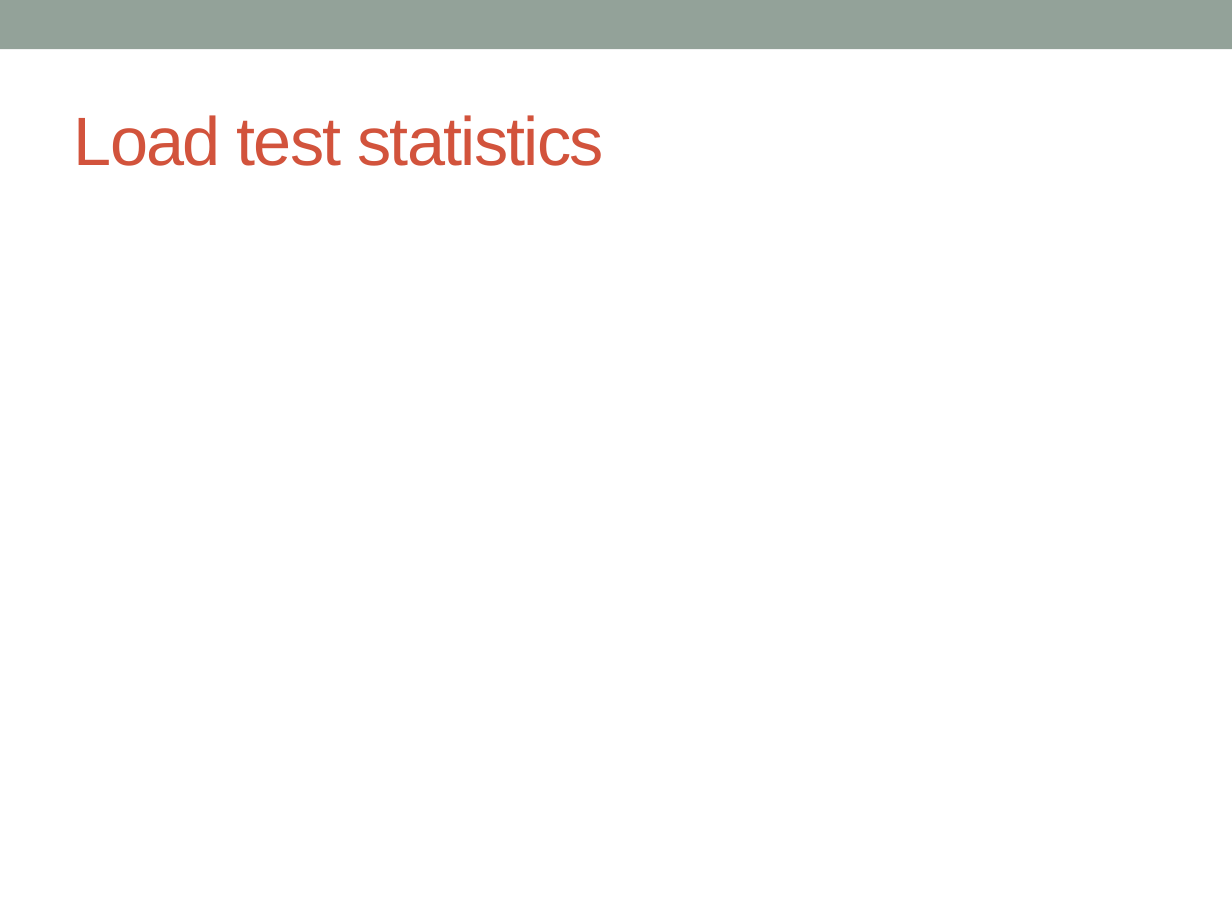
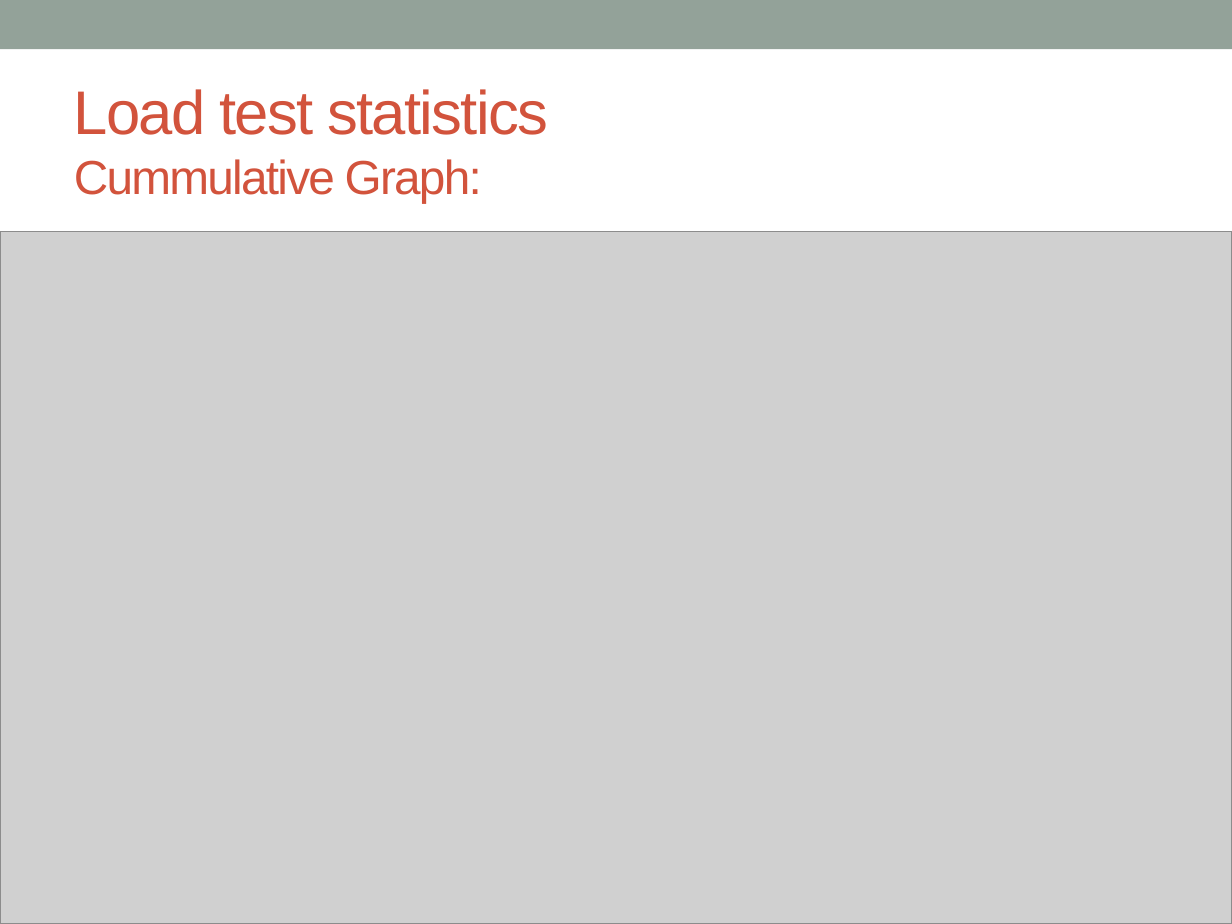
Before and after one commit to SJSU272Lab/Botman, a slide deck: slide 4 of Documents/Presentation.pptx (slide 5 before the commit). Drawn at 1232x924 pixels with LibreOffice and Linux fonts; fonts in the diff are those of the drawing; grey boxes stand for pictures. Boxes give left, top, right and bottom in pixels: in the first picture for what was removed or moved away, otherwise in the second. Text is boxed around its words. In the diff, an @@ line names an element or a change of style, - is before the commit and + after.

```diff
--- a/Documents/Presentation.pptx
+++ b/Documents/Presentation.pptx
@@ title at [74, 89, 548, 203]: text changed; size 40 to 36 pt @@
-Load test statistics
+Load test statistics
+Cummulative Graph:
@@ picture added at [0, 232, 1232, 924] @@
```
Also in this commit, not shown: 2 other slides changed, 2 slides added.
